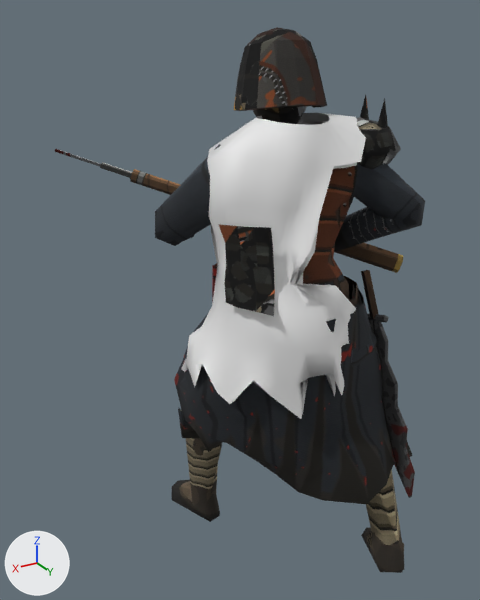
Before and after pictures for a commit that changed the Blender file tools/art/blend/heretic-trooper.blend.
Before and after are seen from a 50 mm lens placed at (0.771, 1.037, 1.224), pointed at (0.045, -0.172, 0.62). The axes (+X, +Y, +Z) are drawn at lower left. The lights are the same throughout. The first picture is the older version.

Objects in the first picture: 'Accent', 'Body', 'Chest', 'Helmet', 'Robe', 'Weapon', 'Weapon2' and 1 more.
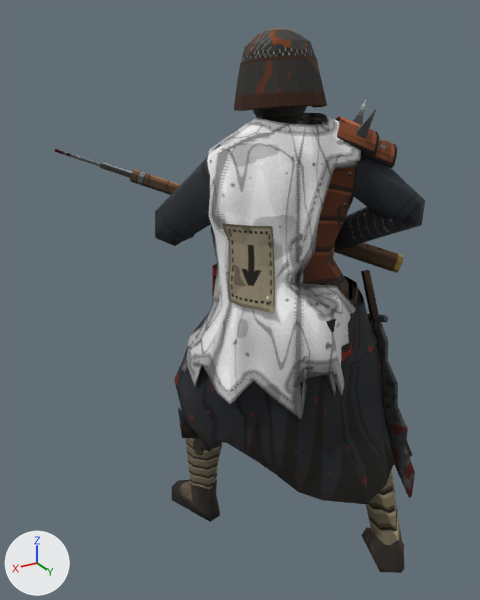
Edits to the scene script, one JSON object a line:
```json
{"op": "add", "block": "img_heretic_trooper_accent", "code": ["img_heretic_trooper_accent = load_image('heretic-trooper-Accent', '_unpacked/heretic-trooper-Accent', 512, 512, 'sRGB')"]}
{"op": "add", "block": "mat_heretic_trooperaccent", "code": ["mat_heretic_trooperaccent = principled_material('heretic-trooperAccent')", "mat_heretic_trooperaccent.texture = img_heretic_trooper_accent", "mat_heretic_trooperaccent.roughness = 1.0"]}
{"block": "me_helmet", "where": "me_helmet.from_pydata(...)  # 294 vertices, 564 faces; spans x -0.121..0.07, y -0.237..-0.029, z 0.944..1.2"}
{"block": "me_helmet", "where": "# used by ob_helmet; location = (0.0, 0.0, 0.0)"}
{"block": "me_helmet", "change": "me_helmet part 1: 563 kept faces spanning x -0.121..0.07, y -0.237..-0.029, z 0.944..1.2 get new texture (UV) coordinates"}
{"block": "me_accent", "where": "# used by ob_accent; location = (0.0, 0.0, 0.0)"}
{"op": "remove", "block": "me_accent", "code": "me_accent.from_pydata(...)  # 338 vertices, 520 faces; spans x -0.178..0.22, y -0.212..0.138, z 0.469..1.041"}
{"op": "add", "block": "me_accent", "code": "me_accent.from_pydata(...)  # 338 vertices, 520 faces; spans x -0.169..0.22, y -0.212..0.138, z 0.469..1.04"}
{"block": "me_accent", "change": "me_accent part 2: 34 of 338 vertices moved; they spanned x -0.178..-0.031, y -0.139..0.051, z 0.959..1.041 and now span x -0.169..-0.034, y -0.138..0.049, z 0.959..1.04; mean shift (0.0, -0.004, -0.009); largest move (-0.049, -0.001, 1.035) -> (-0.055, -0.024, 1.019)"}
{"block": "me_accent", "change": "me_accent part 3: 516 faces spanning x -0.169..0.22, y -0.212..0.138, z 0.469..1.04 switch from mat_accent (white #e7e7e7) to mat_heretic_trooperaccent (picture img_heretic_trooper_accent)"}
{"block": "me_chest", "where": "# used by ob_chest; location = (0.0, 0.0, 0.0)"}
{"op": "remove", "block": "me_chest", "code": "me_chest.from_pydata(...)  # 214 vertices, 336 faces; spans x -0.247..0.182, y -0.241..0.101, z 0.707..1.073"}
{"op": "add", "block": "me_chest", "code": "me_chest.from_pydata(...)  # 258 vertices, 420 faces; spans x -0.246..0.173, y -0.241..0.094, z 0.707..1.06"}
{"block": "me_chest", "change": "me_chest part 4: the loose piece of 26 vertices spanning x -0.247..-0.075, y -0.128..0.052, z 0.916..1.03 is rebuilt with 42 vertices and now spans x -0.215..-0.073, y -0.12..0.042, z 0.964..1.033"}
{"block": "me_chest", "change": "me_chest part 5: the loose piece of 5 vertices spanning x -0.214..-0.184, y -0.084..-0.054, z 1.004..1.073 is rebuilt with 5 vertices and now spans x -0.212..-0.164, y -0.083..-0.054, z 0.994..1.06"}
{"block": "me_chest", "change": "me_chest part 6: a new loose piece of 28 vertices spanning x -0.246..-0.109, y -0.095..0.057, z 0.94..1.008, in mat_heretic_trooperchest (picture img_heretic_trooper_chest)"}
{"block": "me_chest", "change": "me_chest part 7: the loose piece of 5 vertices spanning x -0.198..-0.168, y -0.009..0.021, z 1.004..1.073 is deleted"}
{"block": "me_chest", "change": "me_chest part 8: 20 vertices moved from x 0.105..0.182, y -0.022..0.101, z 0.707..0.86 to x 0.099..0.173, y -0.024..0.094, z 0.707..0.86"}
{"block": "me_chest", "change": "me_chest part 9: 5 vertices added at x -0.146..-0.116, y -0.011..0.041, z 0.994..1.06"}
```

What differs and where, as boxes [x1, y1, x2, y2] in the pictures (480 x 600 px; the box of a moved part takes in the faces that stretch with it):
```json
{"object": "Accent", "change": "reshaped", "before": [181, 113, 366, 419], "after": [181, 113, 361, 419]}
{"object": "Chest", "change": "reshaped", "before": [219, 95, 401, 316], "after": [222, 99, 397, 314]}
{"part": 1, "of": "me_helmet", "change": "surface changed", "before": [234, 27, 320, 124], "after": [234, 27, 320, 124]}
{"part": 2, "of": "me_accent", "change": "moved or reshaped", "before": [300, 113, 366, 206], "after": [300, 113, 361, 207]}
{"part": 3, "of": "me_accent", "change": "recoloured", "before": [181, 113, 361, 419], "after": [181, 113, 361, 419], "on screen": "white to grey"}
{"part": 4, "of": "me_chest", "change": "rebuilt", "before": [356, 117, 401, 169], "after": [335, 116, 379, 157]}
{"part": 5, "of": "me_chest", "change": "rebuilt", "before": [360, 95, 369, 119], "after": [353, 99, 366, 125], "on screen": "mostly hidden"}
{"part": 6, "of": "me_chest", "change": "added", "after": [361, 138, 397, 168], "on screen": "brown"}
{"part": 7, "of": "me_chest", "change": "deleted", "before": [377, 98, 388, 128], "on screen": "mostly hidden"}
{"part": 8, "of": "me_chest", "change": "moved or reshaped", "before": [219, 224, 275, 316], "after": [222, 223, 275, 314]}
{"part": 9, "of": "me_chest", "change": "added", "after": [356, 108, 377, 138]}
```
